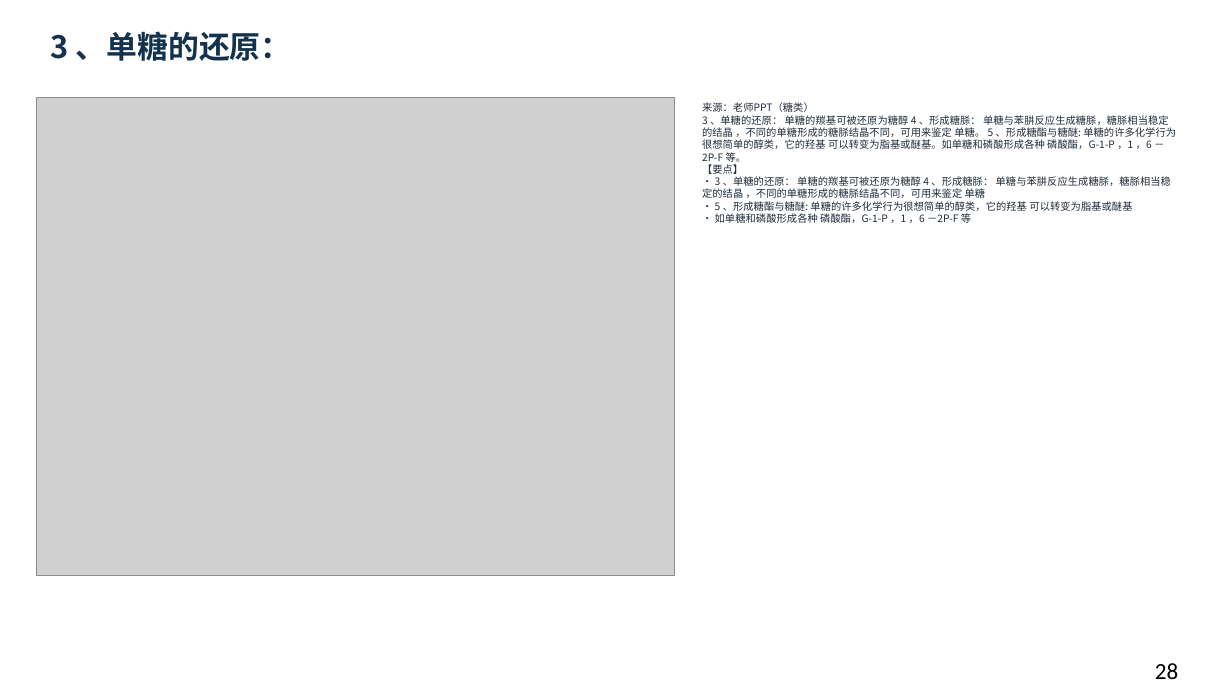
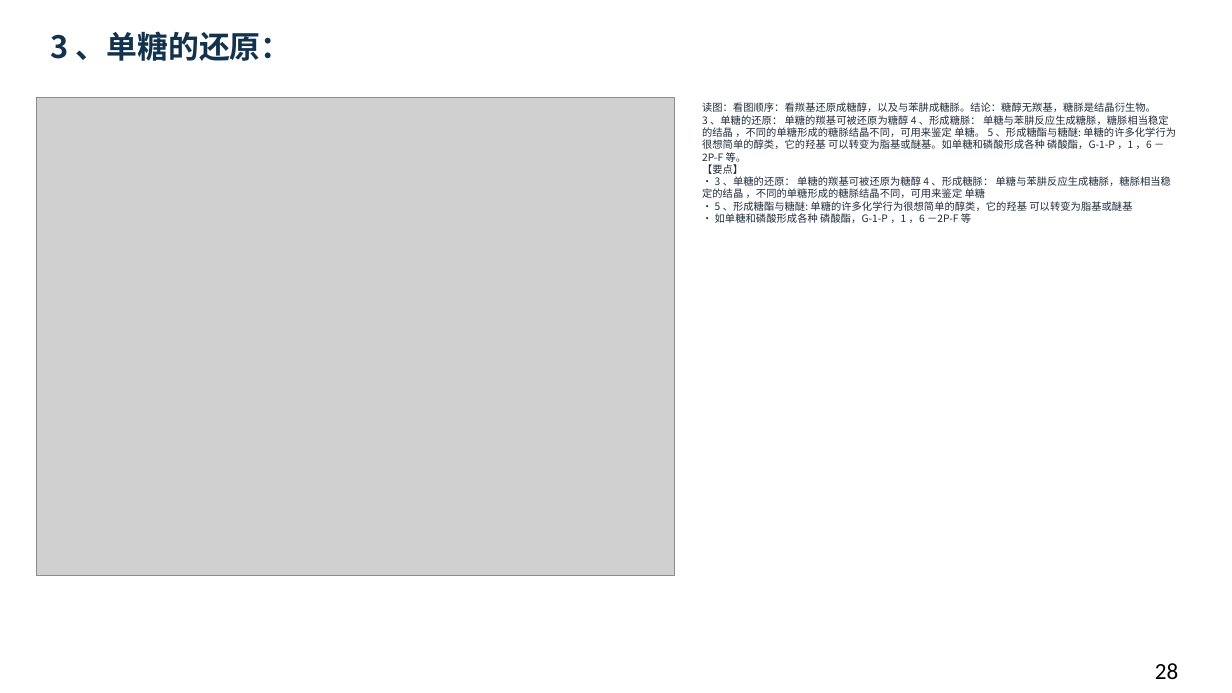
Before and after one commit to newkan-li/Biochemistry, a slide deck: slide 28 of downloads/bc09-ai-style.pptx. Drawn at 1232x693 pixels with LibreOffice and Linux fonts; fonts in the diff are those of the drawing; grey boxes stand for pictures. Boxes give left, top, right and bottom in pixels: in the first picture for what was removed or moved away, otherwise in the second. Text is boxed around its words. In the diff, an @@ line names an element or a change of style, - is before the commit and + after.

Commit message:
bc09补64页老师原页读图讲解:39页缺图注全部补齐,下载PPT同步;版本20261112cdm

```diff
--- a/downloads/bc09-ai-style.pptx
+++ b/downloads/bc09-ai-style.pptx
@@ text at (702,102,1176,223): text changed @@
-来源：老师PPT（糖类）
-3 、单糖的还原： 单糖的羰基可被还原为糖醇 4 、形成糖脎： 单糖与苯肼反应生成糖脎，糖脎相当稳定的结晶 ，不同的单糖形成的糖脎结晶不同，可用来鉴定 单糖。 5 、形成糖酯与糖醚: 单糖的许多化学行为很想简单的醇类，它的羟基 可以转变为脂基或醚基。如单糖和磷酸形成各种 磷酸酯，G-1-P ，1 ，6 －2P-F 等。
-【要点】
-• 3 、单糖的还原： 单糖的羰基可被还原为糖醇 4 、形成糖脎： 单糖与苯肼反应生成糖脎，糖脎相当稳定的结晶 ，不同的单糖形成的糖脎结晶不同，可用来鉴定 单糖
-• 5 、形成糖酯与糖醚: 单糖的许多化学行为很想简单的醇类，它的羟基 可以转变为脂基或醚基
-• 如单糖和磷酸形成各种 磷酸酯，G-1-P ，1 ，6 －2P-F 等
+读图：看图顺序：看羰基还原成糖醇，以及与苯肼成糖脎。结论：糖醇无羰基，糖脎是结晶衍生物。
+3 、单糖的还原： 单糖的羰基可被还原为糖醇 4 、形成糖脎： 单糖与苯肼反应生成糖脎，糖脎相当稳定的结晶 ，不同的单糖形成的糖脎结晶不同，可用来鉴定 单糖。 5 、形成糖酯与糖醚: 单糖的许多化学行为很想简单的醇类，它的羟基 可以转变为脂基或醚基。如单糖和磷酸形成各种 磷酸酯，G-1-P ，1 ，6 －2P-F 等。
+【要点】
+• 3 、单糖的还原： 单糖的羰基可被还原为糖醇 4 、形成糖脎： 单糖与苯肼反应生成糖脎，糖脎相当稳定的结晶 ，不同的单糖形成的糖脎结晶不同，可用来鉴定 单糖
+• 5 、形成糖酯与糖醚: 单糖的许多化学行为很想简单的醇类，它的羟基 可以转变为脂基或醚基
+• 如单糖和磷酸形成各种 磷酸酯，G-1-P ，1 ，6 －2P-F 等
```
Also in this commit, not shown: 104 other slides changed, 5 other files.
